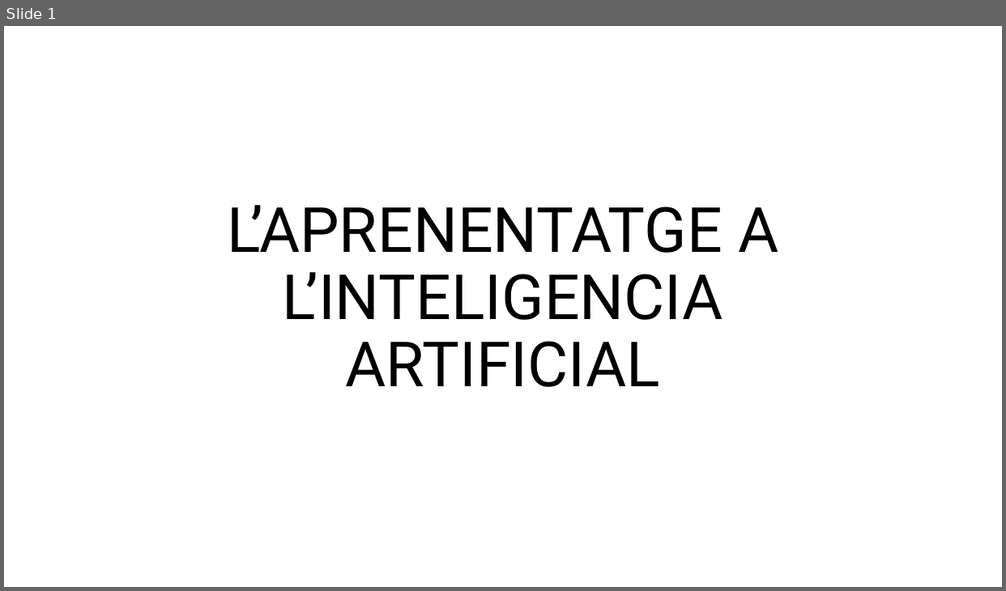
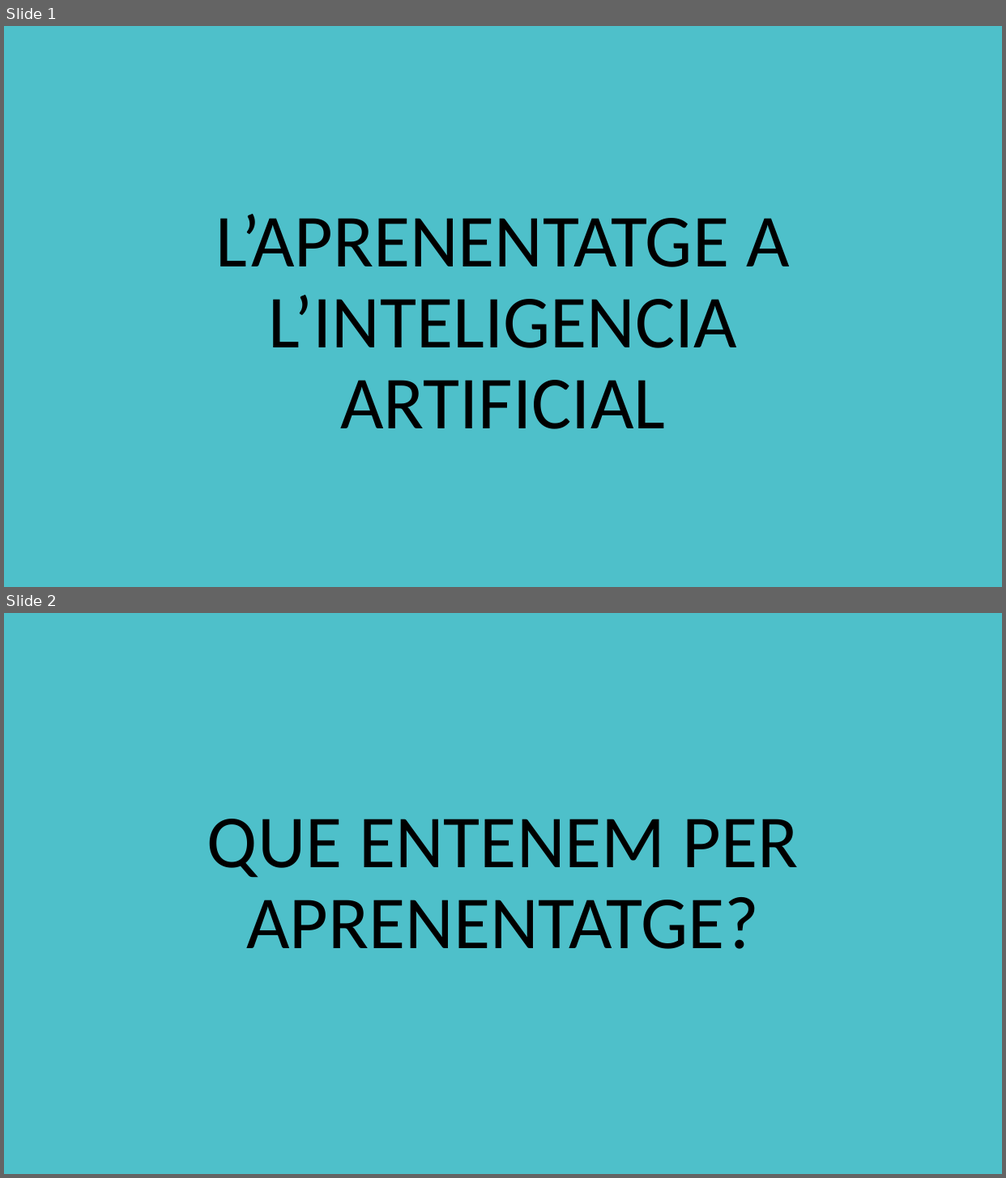
Before and after one commit to FerrerJan/Treball-de-Recerca-IA, a slide deck: TR_ESCRIT/PPT_Teo.pptx. Shown one above the other, each under a label of ours: slide 1 before the commit, slides 1 and 2 after it. The pictures are 1006x591 and 1006x1178 pixels, drawn with LibreOffice and Linux fonts; fonts in the diff are those of the drawing. Boxes give left, top, right and bottom in pixels: in the first picture for what was removed or moved away, otherwise in the second. Text is boxed around its words. In the diff, an @@ line names an element or a change of style, - is before the commit and + after.

```diff
--- a/TR_ESCRIT/PPT_Teo.pptx
+++ b/TR_ESCRIT/PPT_Teo.pptx
@@ slide 2 added at box(4, 613, 1002, 1174), background #4EC0CA @@
@@ title added at box(207, 819, 799, 949), 72 pt, text #000000 @@
+QUE ENTENEM PER APRENENTATGE?
@@ slide 1 changed as well @@
@@ background #FFFFFF to #4EC0CA @@
@@ title "L’APRENENTATGE A L’INTELIGENCIA ARTIFICIAL": place and size @@
-title "L’APRENENTATGE A L’INTELIGENCIA ARTIFICIAL" at box(227, 205, 778, 387)
+title "L’APRENENTATGE A L’INTELIGENCIA ARTIFICIAL" at box(216, 214, 789, 429)
@@ title "L’APRENENTATGE A L’INTELIGENCIA ARTIFICIAL" at box(216, 214, 789, 429): size 60 to 72 pt, font Roboto to Calibri @@
```
Also in this commit, not shown: 15 other slides added, 1 slide removed, 27 other files.
